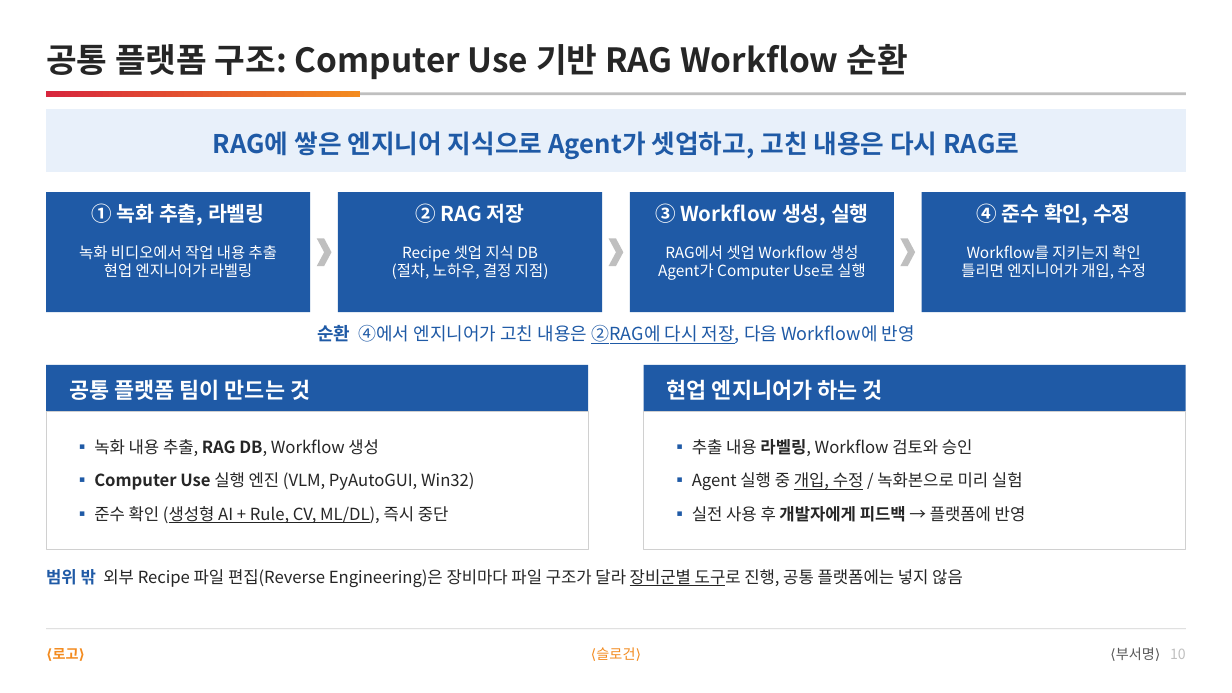
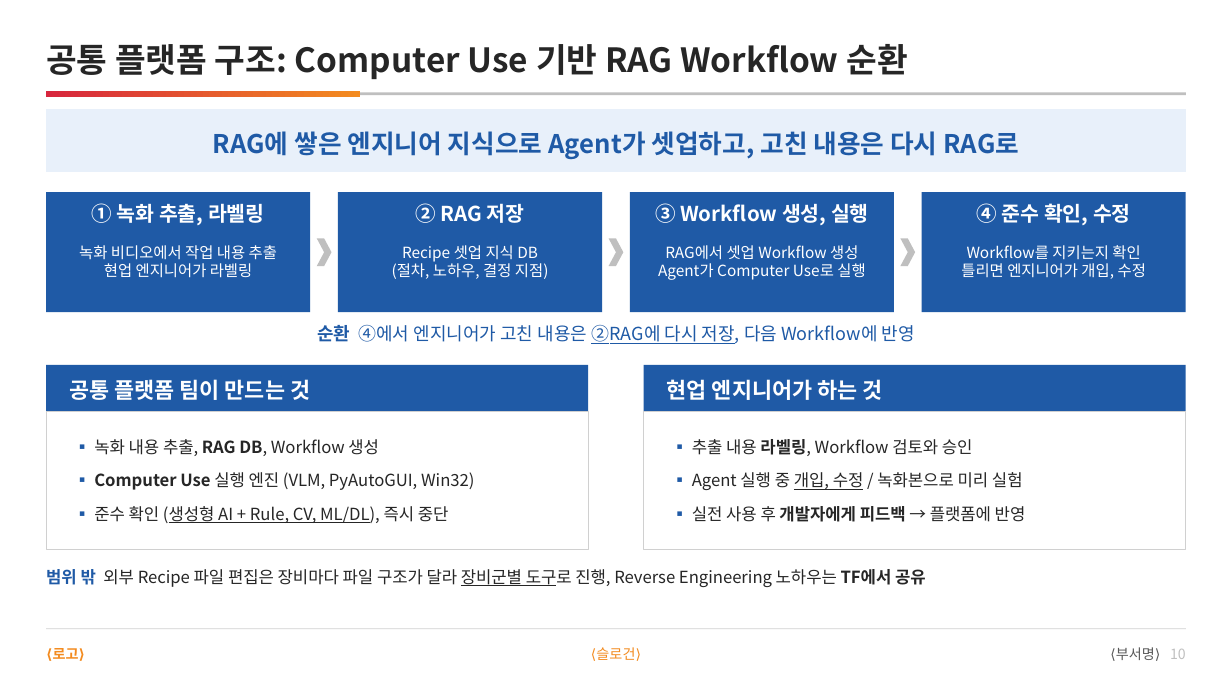
Before and after one commit to DarrenKoi/pm_notes, a slide deck: slide 10 of my-task/arc-tf/deliverables/arc-tf-proposal.pptx. Drawn at 1232x693 pixels with LibreOffice and Linux fonts; fonts in the diff are those of the drawing. Boxes give left, top, right and bottom in pixels: in the first picture for what was removed or moved away, otherwise in the second. Text is boxed around its words. In the diff, an @@ line names an element or a change of style, - is before the commit and + after.

```diff
--- a/my-task/arc-tf/deliverables/arc-tf-proposal.pptx
+++ b/my-task/arc-tf/deliverables/arc-tf-proposal.pptx
@@ text at <box>46,569,926,587</box>: text changed @@
-범위 밖 외부 Recipe 파일 편집(Reverse Engineering)은 장비마다 파일 구조가 달라 장비군별 도구로 진행, 공통 플랫폼에는 넣지 않음
+범위 밖 외부 Recipe 파일 편집은 장비마다 파일 구조가 달라 장비군별 도구로 진행, Reverse Engineering 노하우는 TF에서 공유
```
Also in this commit, not shown: 1 other slide changed, 12 other files.
